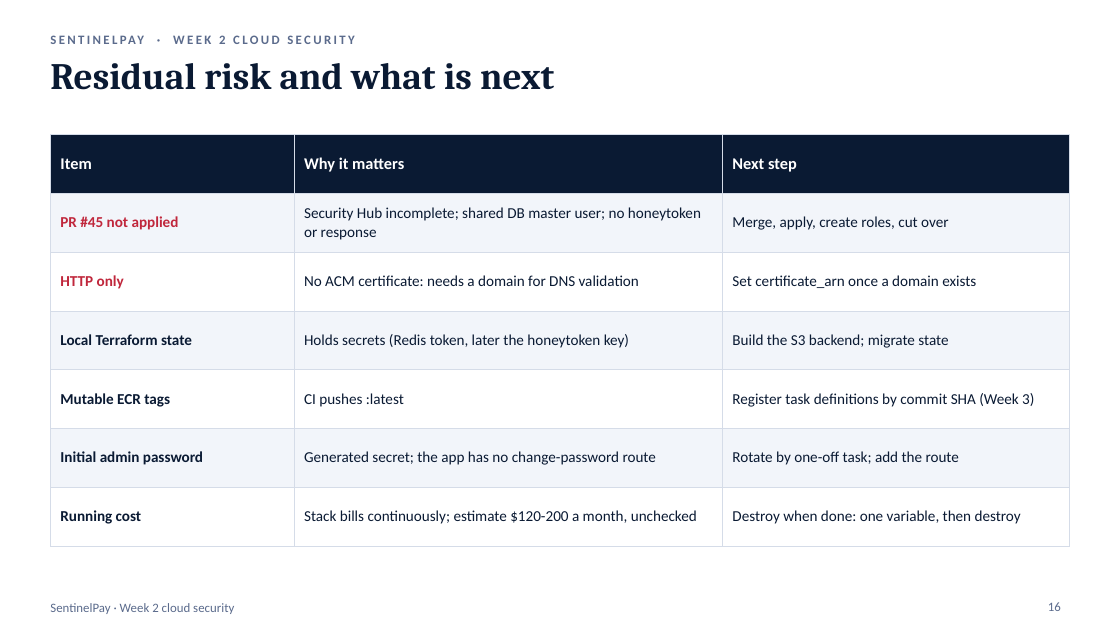
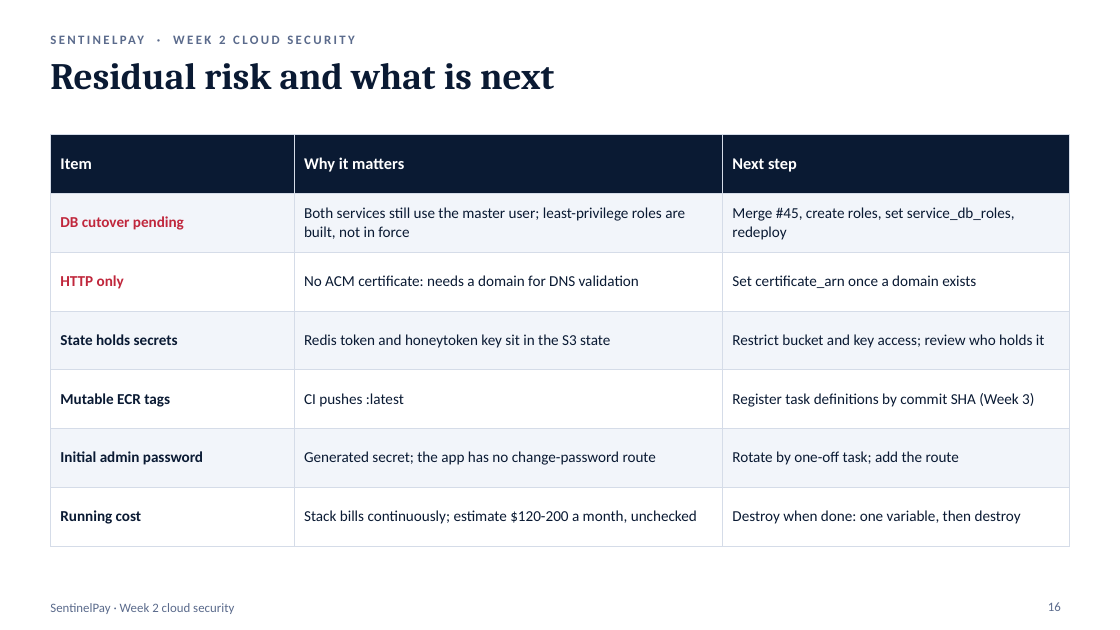
Before and after one commit to Dcoder21/Amdari-Project--02, a slide deck: slide 16 of docs/week2/assets/SentinelPay_Week2_Cloud.pptx. Drawn at 1120x630 pixels with LibreOffice and Linux fonts; fonts in the diff are those of the drawing. Boxes give left, top, right and bottom in pixels: in the first picture for what was removed or moved away, otherwise in the second. Text is boxed around its words. In the diff, an @@ line names an element or a change of style, - is before the commit and + after.

```diff
--- a/docs/week2/assets/SentinelPay_Week2_Cloud.pptx
+++ b/docs/week2/assets/SentinelPay_Week2_Cloud.pptx
@@ table at (50, 134, 1070, 528) @@
-row 2: PR #45 not applied | Security Hub incomplete; shared DB master user; no honeytoken or response | Merge, apply, create roles, cut over
+row 2: DB cutover pending | Both services still use the master user; least-privilege roles are built, not in force | Merge #45, create roles, set service_db_roles, redeploy
-row 4: Local Terraform state | Holds secrets (Redis token, later the honeytoken key) | Build the S3 backend; migrate state
+row 4: State holds secrets | Redis token and honeytoken key sit in the S3 state | Restrict bucket and key access; review who holds it
```
Also in this commit, not shown: 4 other slides changed, 1 other file.
